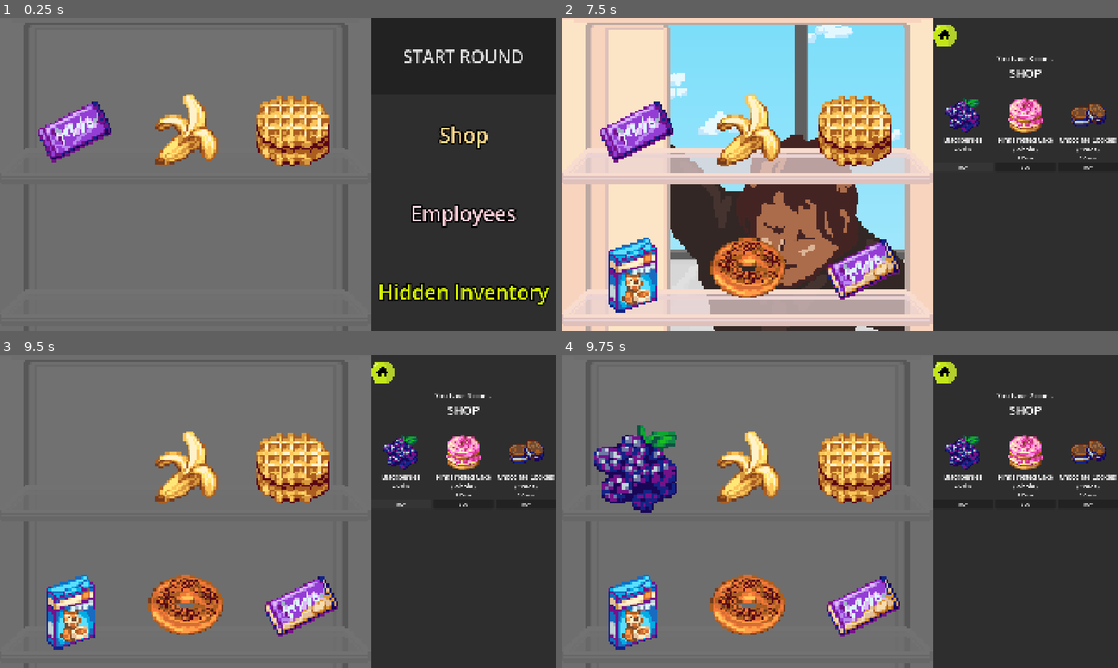
Above: before the commit, frames 1-4 (two rows, left to right).
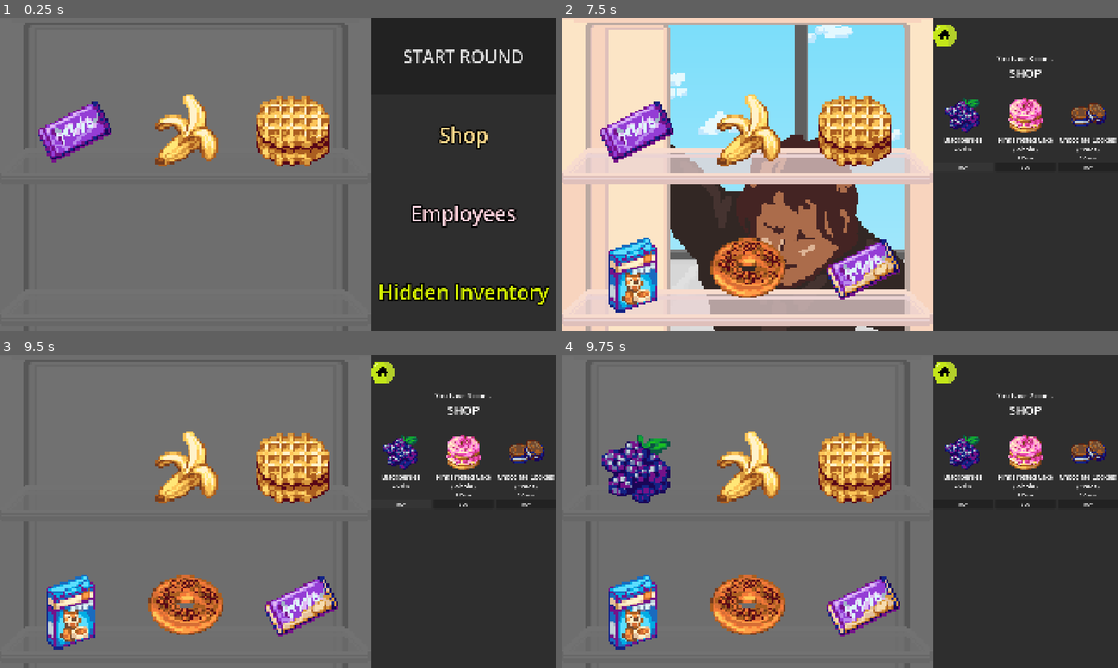
Above: after the commit, the same moments.

Repository: terebigeemu/usydjam
Game: Godot game, scene res://scenes/fridge.tscn
The game is run twice, just before and just after one commit, with the same random seed, the same clock (stepped at 60 frames per second) and the same inputs.
Inputs (mouse positions are in pixels of both pictures, inside the frame that each line leads up to):
- Up to frame 1 (0.25 s): no input
- Up to frame 2 (7.5 s): click "START ROUND" at 0.5 s; click "START ROUND" at 1.25 s; click "Shop" at 2 s; click (945, 36) at 2.75 s; click "Employees" at 3.5 s; click (945, 36) at 4.25 s; click "Hidden Inventory" at 5 s; click (945, 36) at 5.75 s; click "Shop" at 6.5 s; click "BUY" at 7.25 s
- Up to frame 3 (9.5 s): click "BUY" at 8 s; click "BUY" at 8.75 s
- Up to frame 4 (9.75 s): tap Enter at 9.5 s; drag from (639, 467) to (856, 467) at 9.52 s

Frames 1-3 are identical in both runs. In frame 4, 2.3% of the frame differs, in the area x 5-21%, y 22-51%.

Commit message:
Need to add before pulling

Diff:
--- a/scenes/fridge.tscn
+++ b/scenes/fridge.tscn
@@ -1417,13 +1417,4 @@
 [connection signal="timeout" from="ShakeTimer" to="." method="_on_shake_timer_timeout"]
 [connection signal="timeout" from="OpenTimer" to="." method="_on_timer_timeout"]
 [connection signal="timeout" from="OpenTimer" to="." method="_on_open_timer_timeout"]
-[connection signal="input_event" from="Area1" to="." method="_on_cell_input_event" binds= [NodePath("Area1/Cell1"), 1]]
-[connection signal="input_event" from="Area2" to="." method="_on_cell_input_event" binds= [NodePath("Area2/Cell2"), 2]]
-[connection signal="input_event" from="Area3" to="." method="_on_cell_input_event" binds= [NodePath("Area3/Cell3"), 3]]
-[connection signal="input_event" from="Area4" to="." method="_on_cell_input_event" binds= [NodePath("Area4/Cell4"), 4]]
-[connection signal="input_event" from="Area5" to="." method="_on_cell_input_event" binds= [NodePath("Area5/Cell5"), 5]]
-[connection signal="input_event" from="Area6" to="." method="_on_cell_input_event" binds= [NodePath("Area6/Cell6"), 6]]
-[connection signal="input_event" from="Stash100" to="." method="_on_stash_input_event" binds= [NodePath("Stash100/Cell100"), 0]]
-[connection signal="input_event" from="Stash101" to="." method="_on_stash_input_event" binds= [NodePath("Stash101/Cell101"), 1]]
-[connection signal="input_event" from="Stash102" to="." method="_on_stash_input_event" binds= [NodePath("Stash102/Cell102"), 2]]
 [connection signal="input_event" from="SidePanel" to="." method="_on_side_panel_input_event"]
--- /dev/null
+++ b/scripts/employee_manager.gd
@@ -0,0 +1,49 @@
+extends Node
+
+const EMP_FOLDER = "res://employees/"
+var all_game_employees: Array[EmployeeData] = []
+
+func _ready():
+	# This runs exactly once when the game boots up
+	load_all_employees()
+
+func load_all_employees():
+	var files = DirAccess.get_files_at(EMP_FOLDER)
+	for file in files:
+		if file.ends_with(".tres") or file.ends_with(".tres.remap"):
+			var clean_name = file.replace(".remap", "")
+			var emp = load(EMP_FOLDER + clean_name) as EmployeeData
+			if emp != null:
+				all_game_employees.append(emp)
+
+# We changed this function slightly to RETURN the chosen employee data
+func get_random_employee(current_player_level: String) -> EmployeeData:
+	var valid_pool: Array[EmployeeData] = []
+	var total_encounter_weight: float = 0.0
+
+	for emp in all_game_employees:
+		if emp.level == current_player_level:
+			valid_pool.append(emp)
+			total_encounter_weight += emp.encounter
+
+	if valid_pool.is_empty():
+		print("Error: No employees found for level ", current_player_level)
+		return null
+
+	var roll = randf() * total_encounter_weight
+	var chosen_employee: EmployeeData = null
+
+	for emp in valid_pool:
+		roll -= emp.encounter
+		if roll <= 0.0:
+			chosen_employee = emp
+			break
+
+	if chosen_employee == null:
+		chosen_employee = valid_pool.back()
+
+	# Mark them as seen in the database right when they are rolled!
+	if chosen_employee.seenstatus == false:
+		chosen_employee.seenstatus = true
+
+	return chosen_employee
--- a/scripts/fridge.gd
+++ b/scripts/fridge.gd
@@ -415,6 +415,7 @@
 		cell_array[i].position = cell_original_positions[i]
 
 	get_random_employee()
+
 	fridge_sprite.frame = OPEN
 
 	open_timer.start()
--- a/scripts/stash_page.gd
+++ b/scripts/stash_page.gd
@@ -1,2 +1,4 @@
 # in a world of people full of themselves
 # why not be empty inside
+
+# Because blissful ignornace is better than crippling emptiness
Not shown, added: scripts/employee_manager.gd.uid
